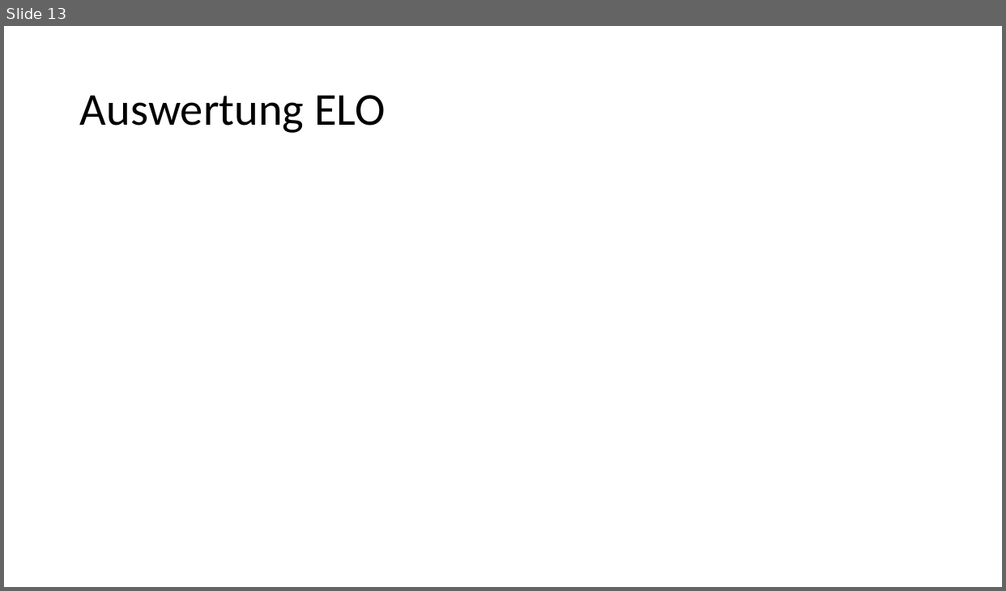
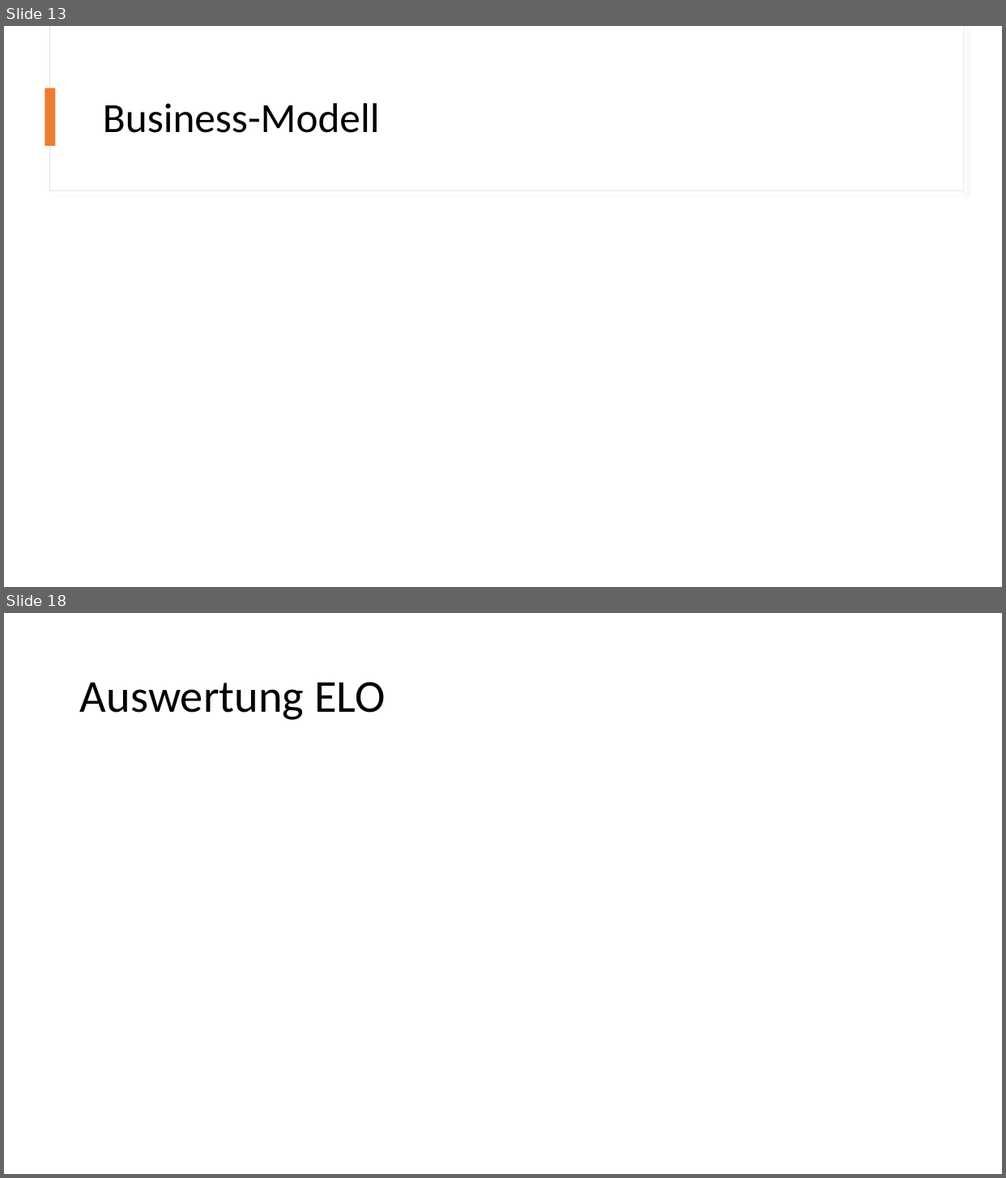
Before and after one commit to Brebeck-Jan/chessmaster, a slide deck: Präsentationen/Abschlusspräsentation/Chessmaster_Abschluss.pptx. Shown one above the other, each under a label of ours: slide 13 before the commit, slides 13 and 18 after it; the slides between them are not shown. The pictures are 1006x591 and 1006x1178 pixels, drawn with LibreOffice and Linux fonts; fonts in the diff are those of the drawing. Boxes give left, top, right and bottom in pixels: in the first picture for what was removed or moved away, otherwise in the second. Text is boxed around its words. In the diff, an @@ line names an element or a change of style, - is before the commit and + after.

```diff
--- a/Präsentationen/Abschlusspräsentation/Chessmaster_Abschluss.pptx
+++ b/Präsentationen/Abschlusspräsentation/Chessmaster_Abschluss.pptx
@@ slide 13 added at bbox=[4, 26, 1002, 587], background #FFFFFF @@
@@ rectangle added at bbox=[49, 26, 964, 191], fill #FFFFFF, outline #E1E1E1 0.75 pt @@
@@ rectangle added at bbox=[50, 26, 964, 190], fill #FFFFFF @@
@@ rectangle added at bbox=[45, 88, 56, 146], fill #ED7D31 @@
@@ title added at bbox=[103, 103, 380, 133], 40 pt, text #000000 @@
+Business-Modell
@@ what was slide 13 is now slide 18 @@
```
Also in this commit, not shown: 11 slides changed, 11 other slides added, 5 slides removed.
